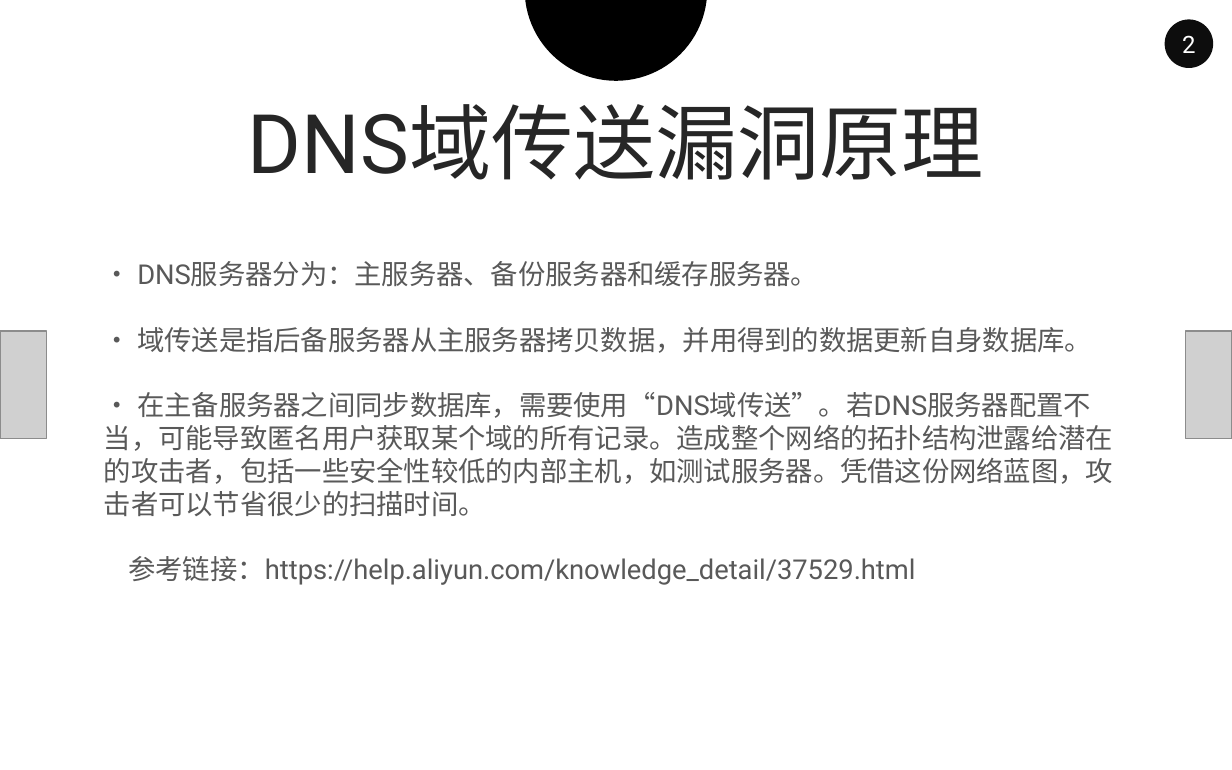
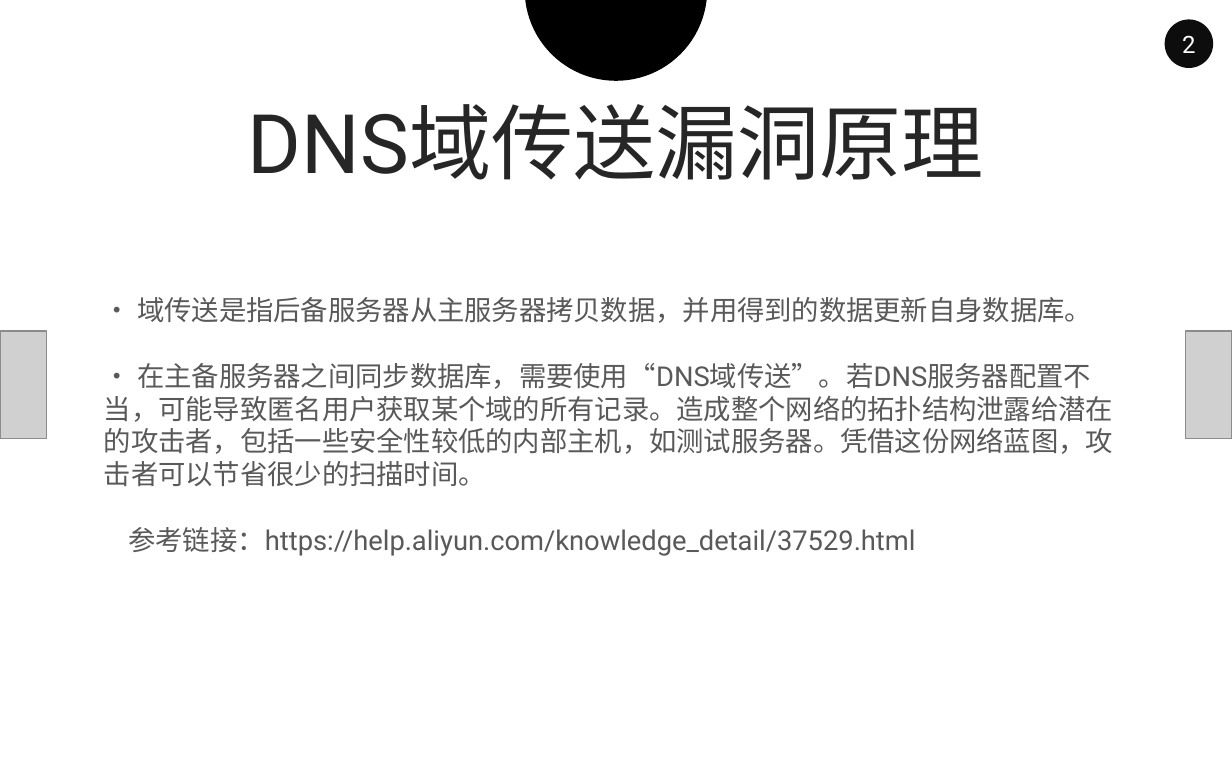
Before and after one commit to CUCCS/ns, a slide deck: slide 2 of 2016-2/TJY_CYX/FlippedClassroom/DNS域传送漏洞及DNS信息收集实例讲解/DNS域传送漏洞及DNS信息收集实例讲解.ppt. Drawn at 1232x770 pixels with LibreOffice and Linux fonts; fonts in the diff are those of the drawing; grey boxes stand for pictures; background and template pictures are left out. Boxes give left, top, right and bottom in pixels: in the first picture for what was removed or moved away, otherwise in the second. Text is boxed around its words. In the diff, an @@ line names an element or a change of style, - is before the commit and + after.

```diff
--- a/2016-2/TJY_CYX/FlippedClassroom/DNS域传送漏洞及DNS信息收集实例讲解/DNS域传送漏洞及DNS信息收集实例讲解.ppt
+++ b/2016-2/TJY_CYX/FlippedClassroom/DNS域传送漏洞及DNS信息收集实例讲解/DNS域传送漏洞及DNS信息收集实例讲解.ppt
@@ text at bbox=[137, 261, 818, 286]: paragraph removed @@
-• DNS服务器分为：主服务器、备份服务器和缓存服务器。
@@ text "• 域传送是指后备服务器从主服务器拷贝数据，并用得到的数据更新自身数据库。": place and size @@
-text "• 域传送是指后备服务器从主服务器拷贝数据，并用得到的数据更新自身数据库。" at bbox=[104, 261, 1113, 585]
+text "• 域传送是指后备服务器从主服务器拷贝数据，并用得到的数据更新自身数据库。" at bbox=[104, 297, 1113, 556]
```
Also in this commit, not shown: 3 other slides changed.
